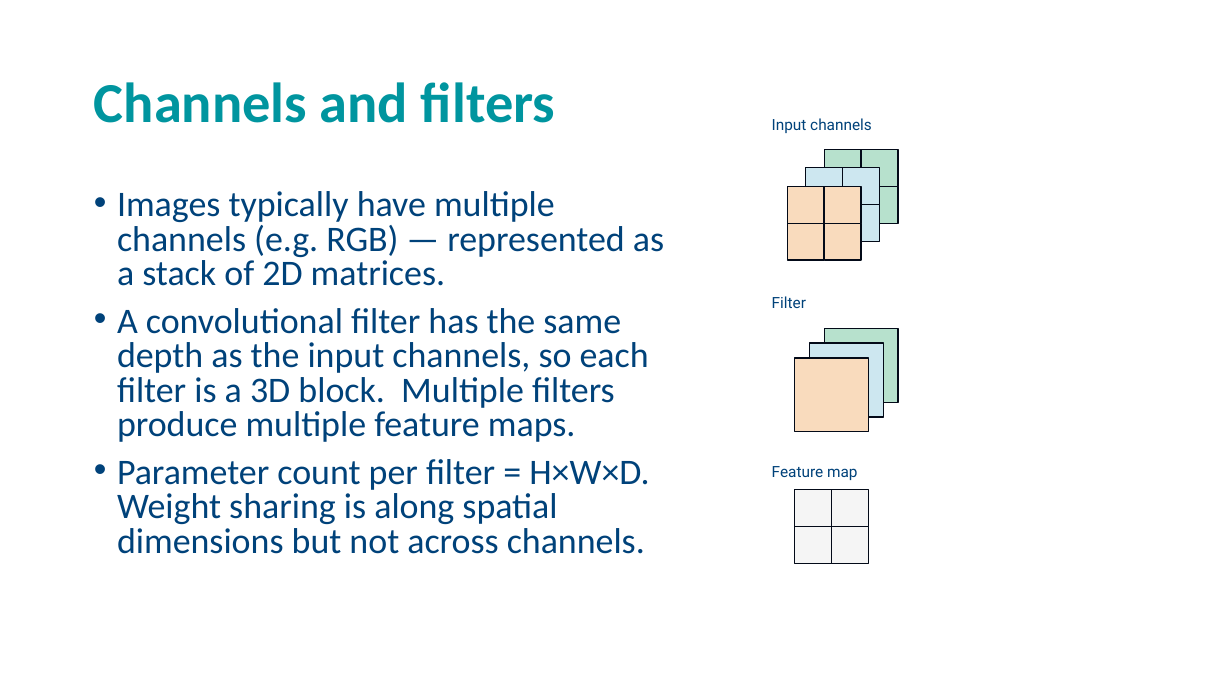
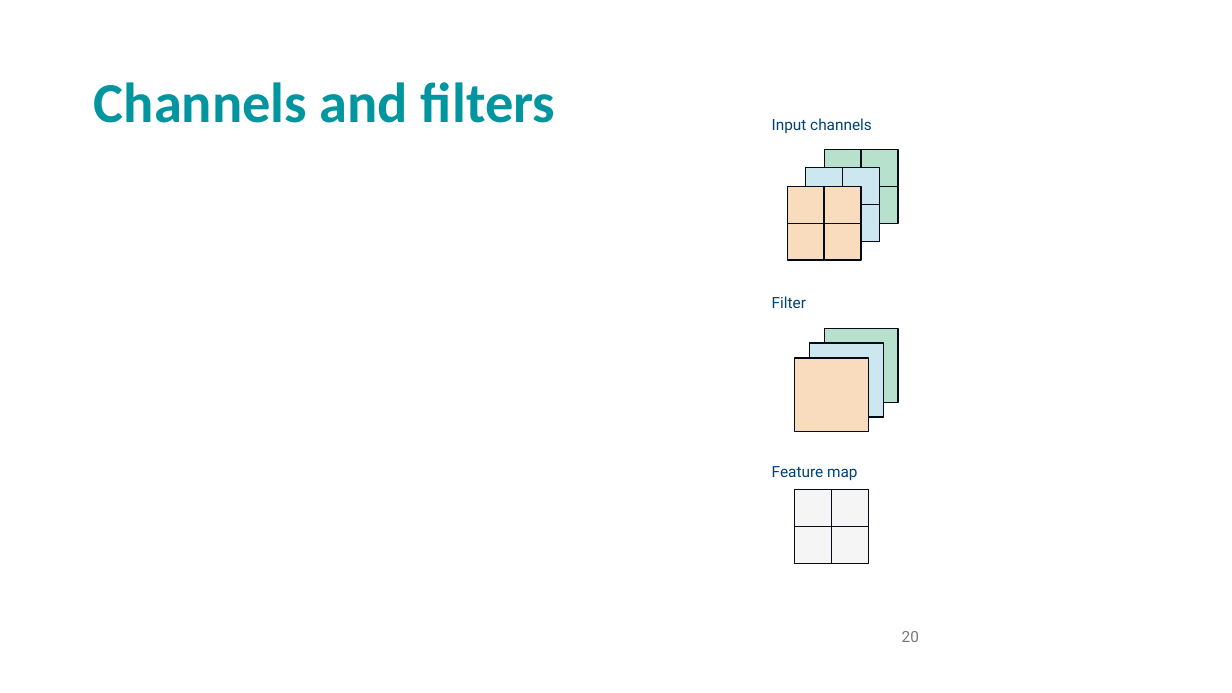
Before and after one commit to andrewcparnell/STAT41130, a slide deck: slide 20 of slides/day 2/D2C2_DL_CNN.pptx. Drawn at 1232x693 pixels with LibreOffice and Linux fonts; fonts in the diff are those of the drawing; grey boxes stand for pictures; background and template pictures are left out. Boxes give left, top, right and bottom in pixels: in the first picture for what was removed or moved away, otherwise in the second. Text is boxed around its words. In the diff, an @@ line names an element or a change of style, - is before the commit and + after.

```diff
--- a/slides/day 2/D2C2_DL_CNN.pptx
+++ b/slides/day 2/D2C2_DL_CNN.pptx
@@ text removed at (117,191,664,554) @@
-• Images typically have multiple channels (e.g. RGB) — represented as a stack of 2D matrices.
-• A convolutional filter has the same depth as the input channels, so each filter is a 3D block. Multiple filters produce multiple feature maps.
-• Parameter count per filter = H×W×D. Weight sharing is along spatial dimensions but not across channels.
@@ page number added at (902,631,919,642), 12 pt, text #797979 @@
+20
```
Also in this commit, not shown: 26 other slides changed, 1 slide removed, 1 other file.
